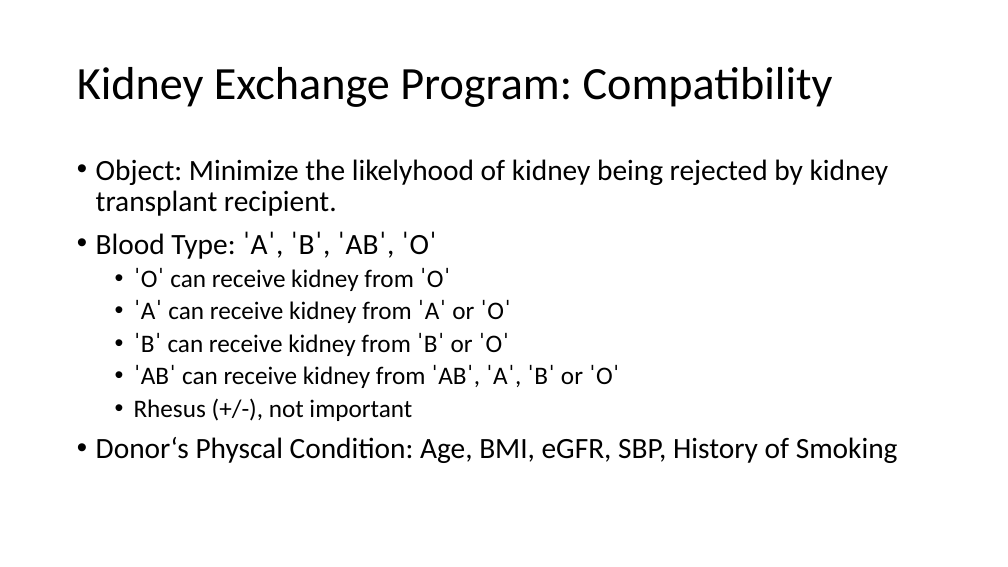
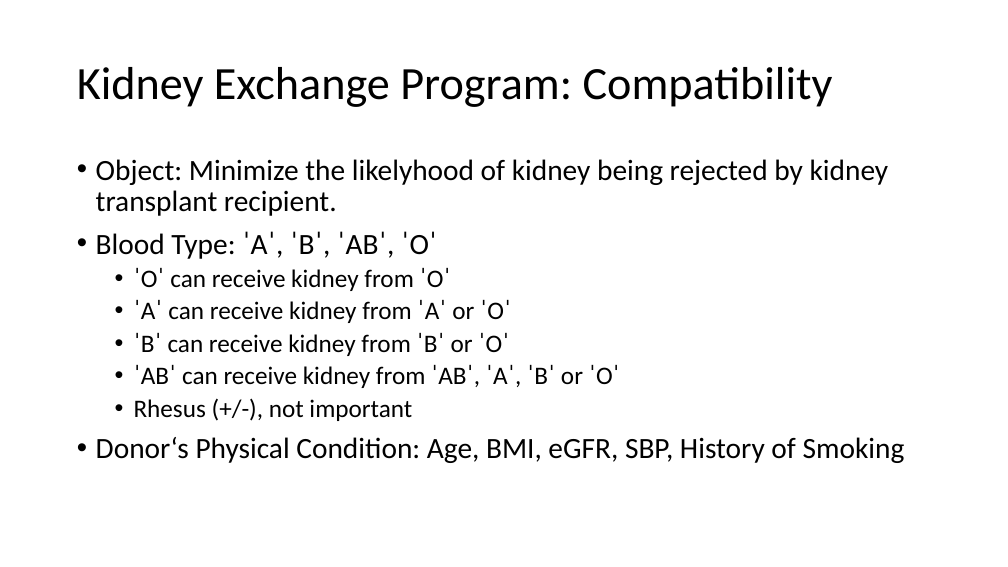
Before and after one commit to Kjarten/KidneyExchange-IS, a slide deck: slide 5 of Kidney Exchange Program.pptx. Drawn at 1008x567 pixels with LibreOffice and Linux fonts; fonts in the diff are those of the drawing. Boxes give left, top, right and bottom in pixels: in the first picture for what was removed or moved away, otherwise in the second. Text is boxed around its words. In the diff, an @@ line names an element or a change of style, - is before the commit and + after.

```diff
--- a/Kidney Exchange Program.pptx
+++ b/Kidney Exchange Program.pptx
@@ text at (96,437,905,463): text changed @@
-• Donor‘s Physcal Condition: Age, BMI, eGFR, SBP, History of Smoking
+• Donor‘s Physical Condition: Age, BMI, eGFR, SBP, History of Smoking
```
Also in this commit, not shown: 2 other slides changed, 3 slides added.
